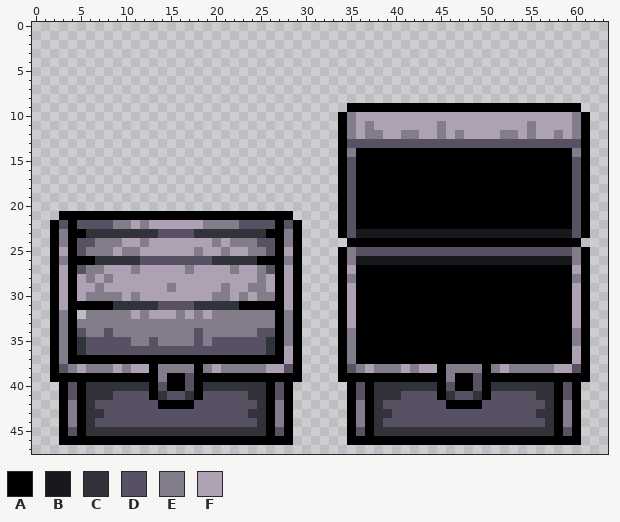
File history of a pixel-art sprite, Game Arts/Chest_strip2.png. The picture above is the old version.
The file is 64x48 pixels. Colours within 5 levels of each other are drawn and written as one.
Palette (. is transparent): A #000000  B #18191c  C #32323b  D #575163  E #837c8a  F #ada1b3
Pixels before (only the part around the change), first column x 0:
 0 ................................................................
 1 ................................................................
 2 ................................................................
 3 ................................................................
 4 ................................................................
 5 ................................................................
 6 ................................................................
 7 ................................................................
 8 ................................................................
 9 ...................................AAAAAAAAAAAAAAAAAAAAAAAAAA...
10 ..................................AEFFFFFFFFFFFFFFFFFFFFFFFFEA..
11 ..................................AEFEFFFFFFFEFFFFFFFFFEFFFFEA..
12 ..................................AEFEEFFEEFFEFEFFFFEEFEFFEFEA..
13 ..................................ADDDDDDDDDDDDDDDDDDDDDDDDDDA..
14 ..................................AEAAAAAAAAAAAAAAAAAAAAAAAAEA..
15 ..................................ADAAAAAAAAAAAAAAAAAAAAAAAADA..
16 ..................................ADAAAAAAAAAAAAAAAAAAAAAAAADA..
17 ..................................ADAAAAAAAAAAAAAAAAAAAAAAAADA..
18 ..................................ADAAAAAAAAAAAAAAAAAAAAAAAADA..
19 ..................................ADAAAAAAAAAAAAAAAAAAAAAAAADA..
20 ..................................ADAAAAAAAAAAAAAAAAAAAAAAAADA..
21 ...AAAAAAAAAAAAAAAAAAAAAAAAAA.....ADAAAAAAAAAAAAAAAAAAAAAAAADA..
22 ..ADADDDDEEFEFFFFFFEEEEDDDDADA....ADAAAAAAAAAAAAAAAAAAAAAAAADA..
23 ..AEAACCCCCCCCDDDDCCCCCCCCAAEA....ADBBBBBBBBBBBBBBBBBBBBBBBBDA..
24 ..AEADDEEEFFEFFFFFFFEFEEEDDAEA.....AAAAAAAAAAAAAAAAAAAAAAAAAA...
25 ..AFADEEEFEEFFFFFFEFFEFFEEDAFA....AEDDDDDDDDDDDDDDDDDDDDDDDDEA..
26 ..AEAAACCCCCDDDDDDDDCCCCCAAAEA....AEBBBBBBBBBBBBBBBBBBBBBBBBEA..
27 ..AFADEEFFFEFFFFFEFFFFEFFEDAFA....AFAAAAAAAAAAAAAAAAAAAAAAAAFA..
28 ..AFAFEFEFFFFFFFFFFFFFFFFEFAFA....AEAAAAAAAAAAAAAAAAAAAAAAAAEA..
29 ..AFAFFEFFFFFFFEFFFFFEFFEEFAFA....AFAAAAAAAAAAAAAAAAAAAAAAAAFA..
30 ..AFAFEEEEFEFFFFFFFFEEFEFEEAFA....AFAAAAAAAAAAAAAAAAAAAAAAAAFA..
31 ..AFAAAAACCCCCDDDDCCCCCAAAAAFA....AFAAAAAAAAAAAAAAAAAAAAAAAAFA..
32 ..AEA.EEEEEFEFFFEFEFEEEEEEEAEA....AFAAAAAAAAAAAAAAAAAAAAAAAAFA..
33 ..AEAEEEEEEEEEEEEEEEEEEEEEEAEA....AFAAAAAAAAAAAAAAAAAAAAAAAAFA..
34 ..AEADEEDEEEEEEEEEDEEEEEEDDAEA....AEAAAAAAAAAAAAAAAAAAAAAAAAEA..
35 ..AEACDDDDDEEDEEEEDEDDDDDDCAEA....AEAAAAAAAAAAAAAAAAAAAAAAAAEA..
36 ..AEACDDDDDDDDDDDDDDDDDDDDCAFA....AEAAAAAAAAAAAAAAAAAAAAAAAAFA..
37 ..AEAAAAAAAAAAAAAAAAAAAAAAAAFA....AEAAAAAAAAAAAAAAAAAAAAAAAAFA..
38 ..ADEFEEEFEFFAEEEEAEFEEEEEFFDA....ADEFEEEFEFFAEEEEAEFEEEEEFFDA..
39 ..AAAAAAAAAAAAEAADAAAAAAAAAAAA....AAAAAAAAAAAAEAADAAAAAAAAAAAA..
40 ...ADACCCCCCCADAADACCCCCCCADA......ADACCCCCCCADAADACCCCCCCADA...
41 ...ADACCCDDDDACDDCADDDDDCCADA......ADACCCDDDDACDDCADDDDDCCADA...
42 ...AEACDDDDDDDAAAADDDDDDDCAEA......AEACDDDDDDDAAAADDDDDDDCAEA...
43 ...AEACCDDDDDDDDDDDDDDDDCCAEA......AEACCDDDDDDDDDDDDDDDDCCAEA...
44 ...AEACDDDDDDDDDDDDDDDDDDCAEA......AEACDDDDDDDDDDDDDDDDDDCAEA...
45 ...ADACCCCCCCCCCCCCCCCCCCCADA......ADACCCCCCCCCCCCCCCCCCCCADA...
46 ...AAAAAAAAAAAAAAAAAAAAAAAAAA......AAAAAAAAAAAAAAAAAAAAAAAAAA...
47 ................................................................
The same view after the edit:
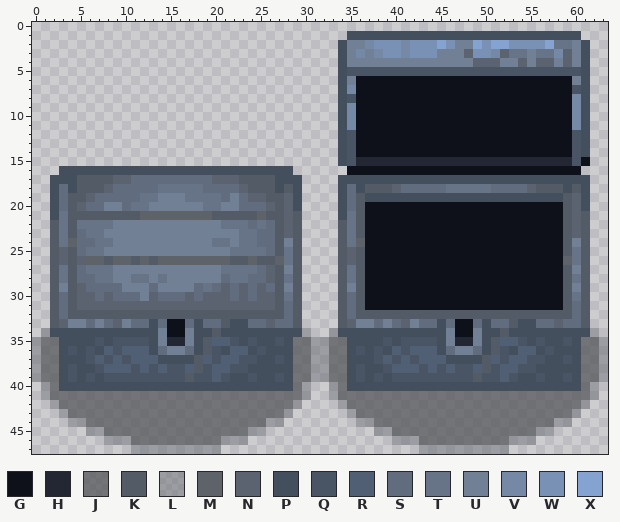
Colours new in this view: G #0f111a  H #232733  J #525457bb  K #525b66  L #5e626972  M #5e6269  N #5a636f  P #434f5d  Q #495564  R #505f73  S #616d7e  T #677487  U #718095  V #7589a6  W #7891b4  X #84a3d0
Diff:
Changed rows in their new state; - is an unchanged pixel.
first column x 0:
 1 -----------------------------------PPPPPPPPPPPPPPPPPPPPPPPPPP---
 2 ----------------------------------PUUVWWWVWWWXWUUXWXXWWWWXTTUP--
 3 ----------------------------------PUVUVWWVWWWUUUNWWVNTTUTTVNUP--
 4 ----------------------------------PUUUUUUUUUUUUUUNNNUUNUNNUNUP--
 5 ----------------------------------PQQQQQQQQQQQQQQQQQQQQQQQQQQP--
 6 ----------------------------------PUGGGGGGGGGGGGGGGGGGGGGGGGUP--
 7 ----------------------------------PVGGGGGGGGGGGGGGGGGGGGGGGGQP--
 8 ----------------------------------PQGGGGGGGGGGGGGGGGGGGGGGGGVP--
 9 ----------------------------------PVGGGGGGGGGGGGGGGGGGGGGGGGVP--
10 ----------------------------------PVGGGGGGGGGGGGGGGGGGGGGGGGVP--
11 ----------------------------------PVGGGGGGGGGGGGGGGGGGGGGGGGVP--
12 ----------------------------------PQGGGGGGGGGGGGGGGGGGGGGGGGQP--
13 ----------------------------------PQGGGGGGGGGGGGGGGGGGGGGGGGQP--
14 ----------------------------------PQGGGGGGGGGGGGGGGGGGGGGGGGQP--
15 ----------------------------------PQHHHHHHHHHHHHHHHHHHHHHHHHQG--
16 ---PPPPPPPPPPPPPPPPPPPPPPPPPP-----.GGGGGGGGGGGGGGGGGGGGGGGGGG.--
17 --PPPKKKKNNSSSSSSSSSNNNKKKKPPP----PPPPPPPPPPPPPPPPPPPPPPPPPPPP--
18 --PSPKKKNSSSSSTTTTTSSSSNKKKPKP----PSPKKKNSSSSSTTTTTSSSSNKKKPKP--
19 --PSKKNSSSSSTTUUUTTTTSUSNNKKNP----PSKPPPPPPPPPPPPPPPPPPPPPPKNP--
20 --PSKNSSUUSTTUUUUUUTTUUSSSNKNP----PSKGGGGGGGGGGGGGGGGGGGGGGKNP--
21 --PTKKKKKKKKMMMMMMMMKKKKKMKKNK----PTKGGGGGGGGGGGGGGGGGGGGGGKNK--
22 --KTKTTTTUUUUUUUUUUUUTTTSTSKNK----KTKGGGGGGGGGGGGGGGGGGGGGGKNK--
23 --KTKSTTUUUUUUUUUUUUUUUTTSSKNK----KTKGGGGGGGGGGGGGGGGGGGGGGKNK--
24 --KTMSSTTUUUUUUUUUUUTTUTTSSKUK----KTMGGGGGGGGGGGGGGGGGGGGGGKUK--
25 --KNKSTTUUUUUUUUUUUUUUTTTTSKTK----KNKGGGGGGGGGGGGGGGGGGGGGGKTK--
26 --KNKNMMKMMKMKMMMMMMMMKKMKKMTK----KNKGGGGGGGGGGGGGGGGGGGGGGMTK--
27 --KTKSTTTUUUUUUUUUUUUTTTTSNKUK----KTKGGGGGGGGGGGGGGGGGGGGGGKUK--
28 --KTKSSTTUUTTUTUUUUUUSTTSSNKTK----KTKGGGGGGGGGGGGGGGGGGGGGGKTK--
29 --KUKNSSSSUUUSUUUUSTSNSNSNSKUK----KUKGGGGGGGGGGGGGGGGGGGGGGKUK--
30 --KSKNNSNSSSUNSSSNSNNNSNSNNKTK----KSKGGGGGGGGGGGGGGGGGGGGGGKTK--
31 --KSKNNNNNNNNNNNNNNNNNNNNNNKSK----KSKGGGGGGGGGGGGGGGGGGGGGGKSK--
32 --KSKKKKKKKKKKKKKKKKKKKKKKKKSK----KSKKKKKKKKKKKKKKKKKKKKKKKKSK--
33 --KNUUSUSNUSSPSGGSPSSKPPSSNSSK----KNUUSUSNUSSPSGGSPSSKPPSSNSSK--
34 -LPPPPPPPPPPPPUGGUPPKPPPPPPPPPL--LPPPPPPPPPPPPUGGUPPKPPPPPPPPPL-
35 LJJPPPPQPQQQQPUHHUPKRRQPQPPQPJJLLJJPPPPQPQQQQPUHHUPKRRQPQPPQPJJL
36 LJJPQPQPRQRRRPSUUSPKQPRRPQPPPJJLLJJPQPQPRQRRRPSUUSPKQPRRPQPPPJJL
37 LJJPPPQRQRQRRRPPPPKRQRRQQPPQPJJLLJJPPPQRQRQRRRPPPPKRQRRQQPPQPJJL
38 LJJPQPPQRRRQRQRQQRKQRRQQPPPPPJJLLJJPQPPQRRRQRQRQQRKQRRQQPPPPPJJL
39 LJJPQPQPQQQQQQQQQKQQRQPPQPPQPJJLLJJPQPQPQQQQQQQQQKQQRQPPQPPQPJJL
40 -LJPPPPPPPPPPPPPPPPPPPPPPPPPPJL--LJPPPPPPPPPPPPPPPPPPPPPPPPPPJL-
41 -LJJJJJJJJJJJJJJJJJJJJJJJJJJJJL--LJJJJJJJJJJJJJJJJJJJJJJJJJJJJL-
42 --LJJJJJJJJJJJJJJJJJJJJJJJJJJL----LJJJJJJJJJJJJJJJJJJJJJJJJJJL--
43 ---LJJJJJJJJJJJJJJJJJJJJJJJJL------LJJJJJJJJJJJJJJJJJJJJJJJJL---
44 ---.LLJJJJJJJJJJJJJJJJJJJJLL.------.LLJJJJJJJJJJJJJJJJJJJJLL.---
45 ---...LLJJJJJJJJJJJJJJJJLL...------...LLJJJJJJJJJJJJJJJJLL...---
46 ---.....LLLJJJJJJJJJJLLL.....------.....LLLJJJJJJJJJJLLL.....---
47 -----------LLLLLLLLLL----------------------LLLLLLLLLL-----------
Boxes around the changes in both pictures, in picture pixels (x1, y1, x2, y2):
changed: (32, 31, 608, 454)
